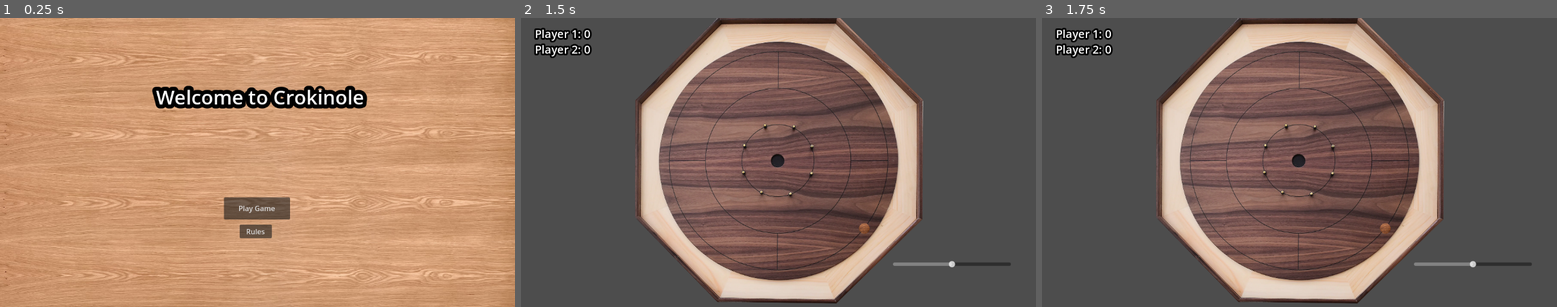
Above: before the commit, frames 1-3 (left to right).
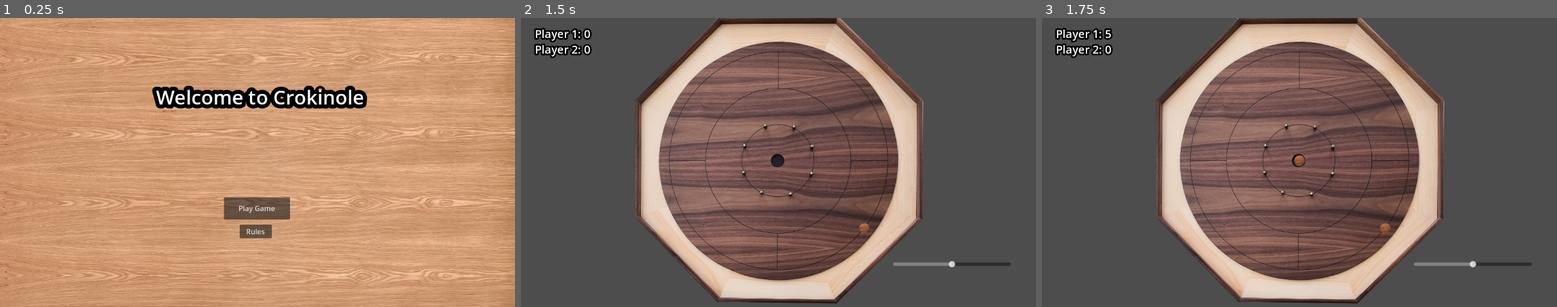
Above: after the commit, the same moments.

Repository: WadeCanavan/Crokinole
Game: Godot game, scene res://Scenes/Title.tscn
Same seed, same stepped clock (60 frames per second), same inputs: the game is played once before the commit and once after it.
Inputs (mouse positions are in pixels of both pictures, inside the frame that each line leads up to):
- Up to frame 1 (0.25 s): no input
- Up to frame 2 (1.5 s): click "Play Game" at 0.5 s; tap Enter at 1.25 s; move the mouse to (866, 228) at 1.27 s; click (866, 228) at 1.42 s
- Up to frame 3 (1.75 s): no input

Frames 1-2 are identical in both runs. In frame 3, less than 0.1% of the frame differs, in the area x 12-52%, y 3-52%.
Error before the commit: Parse Error: Identifier "counter" not declared in the current scope. (res://Scenes/main.gd:37)

Commit message:
shotCount hotfix
small fix for shotCount

Diff:
--- a/Scenes/main.gd
+++ b/Scenes/main.gd
@@ -3,7 +3,7 @@
 
 var woodCount = 0
 var blackCount = 0
-var shotCount
+var shotCount = 0
 # Called when the node enters the scene tree for the first time.
 func _ready():
 	var disc = $Discs/disc
@@ -34,7 +34,7 @@
 	get_node("/root/Main/scoreBox/Score").text = str("  Player 1: ", Global.woodPoints, "\n  Player 2: ", Global.blackPoints)
 	shotCount = shotCount + 1
 	print(shotCount)
-	if counter == 11:
+	if shotCount == 11:
 		get_tree().change_scene_to_file("res://Scenes/winner.tscn")
 	var discInst = load("res://Scenes/disc.tscn").instantiate()
 	#discInst.get_parent().remove_child(discInst)
